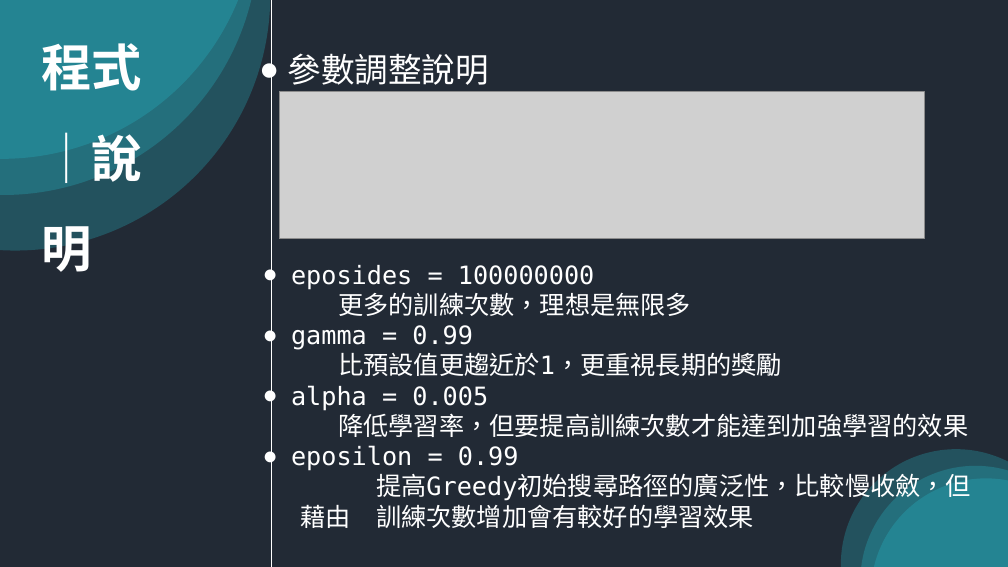
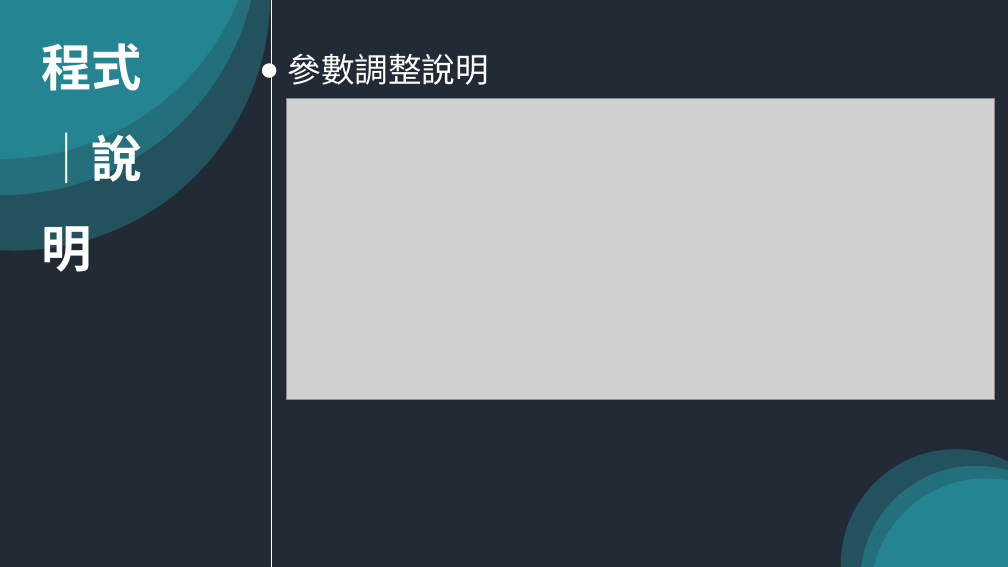
Before and after one commit to Shen-Ming-Hong/1082_Deep_Learning_and_Neural_Network, a slide deck: slide 3 of HW2/ppt/105360043_hw2_Car Racing.pptx (slide 4 before the commit). Drawn at 1008x567 pixels with LibreOffice and Linux fonts; fonts in the diff are those of the drawing; grey boxes stand for pictures. Boxes give left, top, right and bottom in pixels: in the first picture for what was removed or moved away, otherwise in the second. Text is boxed around its words. In the diff, an @@ line names an element or a change of style, - is before the commit and + after.

Commit message:
update ppt

```diff
--- a/HW2/ppt/105360043_hw2_Car Racing.pptx
+++ b/HW2/ppt/105360043_hw2_Car Racing.pptx
@@ picture removed at box(279, 91, 925, 238) @@
@@ picture added at box(287, 98, 994, 399) @@
@@ text removed at box(291, 265, 971, 528) @@
-● eposides = 100000000
-更多的訓練次數，理想是無限多
-● gamma = 0.99
-比預設值更趨近於1，更重視長期的獎勵
-● alpha = 0.005
-降低學習率，但要提高訓練次數才能達到加強學習的效果
-● eposilon = 0.99
-  提高Greedy初始搜尋路徑的廣泛性，比較慢收斂，但藉由 訓練次數增加會有較好的學習效果
```
Also in this commit, not shown: 2 other slides changed, 1 slide added, 3 slides removed, 2 other files.
